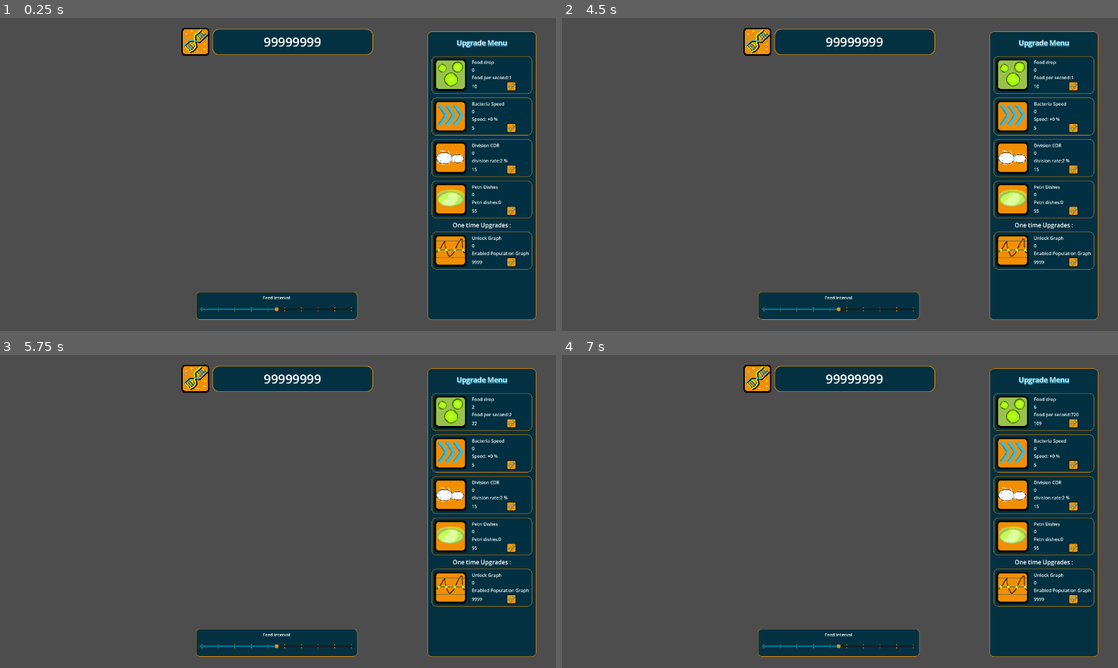
Above: before the commit, frames 1-4 (two rows, left to right).
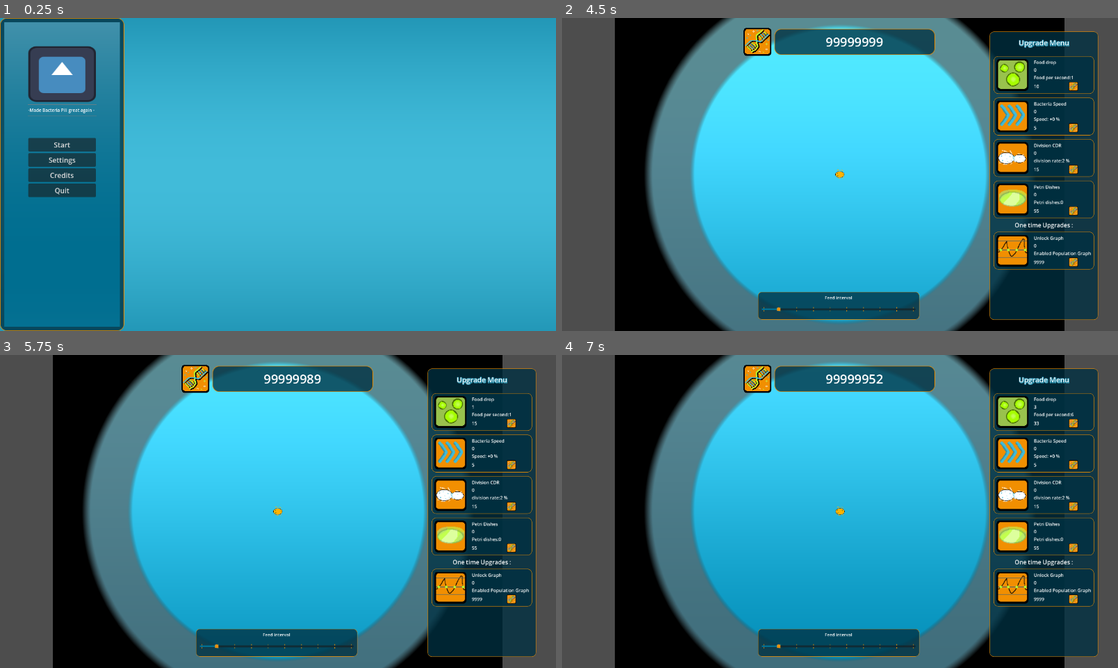
Above: after the commit, the same moments.

Repository: MisterIXI/chili-code-jam-4
Game: Godot game, scene res://entities/ui/game_ui.tscn
Same seed, same stepped clock (60 frames per second), same inputs: the game is played once before the commit and once after it. The project has no main scene, so this scene is started directly. The engine's default icon, where the game draws it, is replaced by a stand-in: a white triangle on a blue panel in a dark square.
Inputs (mouse positions are in pixels of both pictures, inside the frame that each line leads up to):
- Up to frame 1 (0.25 s): no input
- Up to frame 2 (4.5 s): click (623, 158) at 0.5 s, where only the run after the commit has a clickable "Settings"; click (623, 174) at 1.25 s, where only the run after the commit has a clickable "Credits"; click (623, 143) at 2 s, where only the run after the commit has a clickable "Start"; click (623, 158) at 2.75 s, where only the run after the commit has a clickable "Settings"; click (623, 174) at 3.5 s, where only the run after the commit has a clickable "Credits"; click (623, 143) at 4.25 s, where only the run after the commit has a clickable "Start"
- Up to frame 3 (5.75 s): tap Enter at 5 s; move the mouse to (294, 380) at 5.02 s; hold D (move_right) from 5.03 s (still down); tap 1 (hotkey_1) at 5.1 s; click (294, 380) at 5.17 s
- Up to frame 4 (7 s): tap Space at 5.75 s; release D (move_right) at 5.78 s; hold Down (move_backward) 5.78-6.53 s; tap 1 (hotkey_1) at 5.85, 6.6 s; click (856, 380) at 5.92 s; tap Enter at 6.5 s; move the mouse to (895, 442) at 6.52 s; hold D (move_right) from 6.53 s (still down); click (895, 442) at 6.67 s

The runs differ from the first frame. In frame 1, 99% of the frame differs, in the area x 0-100%, y 0-100%; in frame 2, 66%; in frame 3, 66%; in frame 4, 66%.

Commit message:
sound_implement

Diff:
--- a/autoload/sound_manager.gd
+++ b/autoload/sound_manager.gd
@@ -1,5 +1,11 @@
 extends Node
-
+### Audio Player
+@onready var _music_player : AudioStreamPlayer  =$music_player
+@onready var _music_menu_player : AudioStreamPlayer  =$music_menu
+@onready var _bacteria_division_sound : AudioStreamPlayer = $Bacteria_division
+@onready var _UI_Click_sound : AudioStreamPlayer = $UI_Click
+@onready var _UI_Error : AudioStreamPlayer = $UI_Error
+### Settings
 var _master_volume : float = 0.5
 var _music_volume : float = 0.5
 var _sound_volume : float = 0.5
@@ -8,20 +14,23 @@
 var _audio_bus_music : int = 0
 var _audio_bus_sound : int = 0
 
-func _ready() -> void:
-    _audio_bus_master = AudioServer.get_bus_index("Master")
-    _audio_bus_music = AudioServer.get_bus_index("Music")
-    _audio_bus_sound = AudioServer.get_bus_index("Sound")
-    _initiale_volume()
+#################################### GLOBAL PLAY FUNCTIONS
+func play_game_music() ->void:
+    _music_menu_player.stop()
+    _music_player.play()
 
-func _initiale_volume() ->void:
-    _master_volume = GameData.s_master_volume
-    _music_volume = GameData.s_music_volume
-    _sound_volume = GameData.s_sound_volume
+func play_menu_music() ->void:
+    _music_player.stop()
+    _music_menu_player.play()
 
-    set_volume(_audio_bus_master, _master_volume)
-    set_volume(_audio_bus_music, _music_volume)
-    set_volume(_audio_bus_sound,_sound_volume)
+func play_division_sound() ->void:
+    _bacteria_division_sound.play()
+
+func play_click() ->void:
+    _UI_Click_sound.play()
+
+func play_error() ->void:
+    _UI_Error.play()
 
 func set_volume(index : int, _value) ->void:
     match index:
@@ -45,3 +54,22 @@
             GameData.s_sound_volume = _value
         _:
             print("Sound_Manager: error, cant find a index of sound change on SET_VOLUME : ", index)
+
+
+############### SCRIPT BASED FUNCTIONS
+func _ready() -> void:
+    _audio_bus_master = AudioServer.get_bus_index("Master")
+    _audio_bus_music = AudioServer.get_bus_index("Music")
+    _audio_bus_sound = AudioServer.get_bus_index("Sound")
+    _initiale_volume()
+
+####################### / BASED FUNCTIONS
+#Private functions
+func _initiale_volume() ->void:
+    _master_volume = GameData.s_master_volume
+    _music_volume = GameData.s_music_volume
+    _sound_volume = GameData.s_sound_volume
+
+    set_volume(_audio_bus_master, _master_volume)
+    set_volume(_audio_bus_music, _music_volume)
+    set_volume(_audio_bus_sound,_sound_volume)
--- a/autoload/sound_manager.tscn
+++ b/autoload/sound_manager.tscn
@@ -1,8 +1,56 @@
 [gd_scene format=3 uid="uid://dmghmagatsqju"]
 
 [ext_resource type="Script" uid="uid://nc0upsdxrxv5" path="res://autoload/sound_manager.gd" id="1_i3yra"]
+[ext_resource type="AudioStream" uid="uid://dg7of2tgw68mu" path="res://sounds/bacteria_division_01.ogg" id="2_5qmgl"]
+[ext_resource type="AudioStream" uid="uid://bektgnrlovukd" path="res://sounds/108287__buginthesys__computer_lab.mp3" id="2_rjaah"]
+[ext_resource type="AudioStream" uid="uid://dr0tfvervmosf" path="res://sounds/bacteria_division_02.ogg" id="3_clwvi"]
+[ext_resource type="AudioStream" uid="uid://kyrxwbpkaaxj" path="res://sounds/264295__foolboymedia__sky-loop.wav" id="3_rx1ey"]
+[ext_resource type="AudioStream" uid="uid://df8wnostbkckv" path="res://sounds/724217__newlocknew.wav" id="4_culwi"]
+[ext_resource type="AudioStream" uid="uid://m3p13rk7lu2n" path="res://sounds/click_01.ogg" id="7_r8tf1"]
+[ext_resource type="AudioStream" uid="uid://bjcqk138lks83" path="res://sounds/click_02.ogg" id="8_ekme8"]
+[ext_resource type="AudioStream" uid="uid://c3g5c5t4thged" path="res://sounds/click_03.ogg" id="9_tfrwk"]
+[ext_resource type="AudioStream" uid="uid://ct88nraouiyhb" path="res://sounds/hitHurt.wav" id="10_ekme8"]
+
+[sub_resource type="AudioStreamRandomizer" id="AudioStreamRandomizer_r8tf1"]
+streams_count = 2
+stream_0/stream = ExtResource("3_rx1ey")
+stream_1/stream = ExtResource("4_culwi")
+
+[sub_resource type="AudioStreamRandomizer" id="AudioStreamRandomizer_v161e"]
+playback_mode = 1
+streams_count = 2
+stream_0/stream = ExtResource("2_5qmgl")
+stream_1/stream = ExtResource("3_clwvi")
+
+[sub_resource type="AudioStreamRandomizer" id="AudioStreamRandomizer_ekme8"]
+playback_mode = 1
+streams_count = 3
+stream_0/stream = ExtResource("7_r8tf1")
+stream_1/stream = ExtResource("8_ekme8")
+stream_2/stream = ExtResource("9_tfrwk")
 
 [node name="Sound_Manager" type="Node" unique_id=1034494613]
 script = ExtResource("1_i3yra")
 
 [node name="music_player" type="AudioStreamPlayer" parent="." unique_id=1807199143]
+stream = SubResource("AudioStreamRandomizer_r8tf1")
+volume_db = -7.591
+bus = &"Music"
+
+[node name="music_menu" type="AudioStreamPlayer" parent="." unique_id=1100867764]
+stream = ExtResource("2_rjaah")
+bus = &"Music"
+parameters/looping = false
+
+[node name="Bacteria_division" type="AudioStreamPlayer" parent="." unique_id=1016651587]
+stream = SubResource("AudioStreamRandomizer_v161e")
+volume_db = -7.591
+bus = &"Sound"
+
+[node name="UI_Click" type="AudioStreamPlayer" parent="." unique_id=1991532889]
+stream = SubResource("AudioStreamRandomizer_ekme8")
+bus = &"Sound"
+
+[node name="UI_Error" type="AudioStreamPlayer" parent="." unique_id=1927018571]
+stream = ExtResource("10_ekme8")
+bus = &"Sound"
--- a/autoload/upgrade_manager.gd
+++ b/autoload/upgrade_manager.gd
@@ -11,11 +11,21 @@
 
 ## functions for buttons
 func _level_upgrade(_upgrade:Upgrade) ->void:
-    # upgrade level up
-    _upgrade.apply_upgrade()
-    ## update visuals
-    update_visual_upgrade.emit(_upgrade)
-
+    #if payable
+    if _upgrade.upgrade_cost <= GameData.p_dna_currency:
+        # PAY UPGRADE
+        _pay_upgrade(_upgrade.upgrade_cost)
+        # upgrade level up
+        _upgrade.apply_upgrade()
+        ## update visuals
+        update_visual_upgrade.emit(_upgrade)
+        print("Upgrade_Manager: Upgraded %s to level %d" %[_upgrade.upgrade_name, _upgrade.upgrade_level])
+        SoundManager.play_click()
+    else:
+        print("Upgrade_Manager: Error you dont have enough Dna")
+        SoundManager.play_error()
+func _pay_upgrade(_upgrade_cost : int) ->void:
+    GameData.p_dna_currency -= _upgrade_cost
 
 ## functions for apply_upgrade if upgraded reached max level
 func on_upgrade_reached_max(_upgrade : Upgrade) ->void:
--- a/entities/bacteria/spawn_manager.gd
+++ b/entities/bacteria/spawn_manager.gd
@@ -92,3 +92,4 @@
 	add_child(bacteria)
 	bacteria.global_position = pos
 	bacteria.health = start_health
+	SoundManager.play_division_sound()
--- a/entities/ui/game_ui.gd
+++ b/entities/ui/game_ui.gd
@@ -30,11 +30,13 @@
 		_debug_panel.hide()
 
 func show_menu() ->void:
+	SoundManager.play_menu_music()
 	_hud_panel.hide()
 	_menu_panel.show()
 	print("GAME_UI: Switch to Menu")
 
 func show_hud() ->void:
+	SoundManager.play_game_music()
 	_menu_panel.hide()
 	_hud_panel.show()
 	print("GAME_UI: Switch to HUD")
--- a/entities/ui/game_ui.tscn
+++ b/entities/ui/game_ui.tscn
@@ -34,7 +34,6 @@
 script = ExtResource("1_7g2dv")
 
 [node name="Menu" type="Control" parent="." unique_id=1287745693]
-visible = false
 layout_mode = 3
 anchors_preset = 15
 anchor_right = 1.0
@@ -479,6 +478,7 @@
 one_shot = true
 
 [node name="HUD" type="Control" parent="." unique_id=35774597]
+visible = false
 layout_mode = 3
 anchors_preset = 15
 anchor_right = 1.0
--- a/entities/ui/menu.gd
+++ b/entities/ui/menu.gd
@@ -65,9 +65,11 @@
 	_button_start.text = "Resume"
 	get_parent().show_hud()
 	get_tree().change_scene_to_file(GameData.GAME_SCENE)
+	SoundManager.play_click()
 
 
 func _on_button_settings() ->void:
+	SoundManager.play_click()
 	_menu_settings_toggle = ! _menu_settings_toggle
 	if _menu_settings_toggle:
 		_menu_credits_toggle = false
@@ -77,6 +79,7 @@
 		_settings_panel.hide()
 
 func _on_button_credits() ->void:
+	SoundManager.play_click()
 	_menu_credits_toggle = ! _menu_credits_toggle
 	if _menu_credits_toggle:
 		_menu_settings_toggle =false
@@ -92,6 +95,7 @@
 
 #### MENU SETTINGS FUNCTIONS ####
 func _on_toggled_fullscreen(_value : bool) ->void:
+	SoundManager.play_click()
 	if _value:
 		GameData.s_fullscreen =  1
 		DisplayServer.window_set_mode(DisplayServer.WINDOW_MODE_FULLSCREEN)
@@ -100,6 +104,7 @@
 		DisplayServer.window_set_mode(DisplayServer.WINDOW_MODE_WINDOWED)
 
 func _on_toggled_fps_counter(_value :bool) ->void:
+	SoundManager.play_click()
 	if _value:
 		GameData.s_fps_counter =1
 		get_parent().on_fps_settings_changed(true)
@@ -113,6 +118,7 @@
 	_max_bacteria_value.text = str(GameData.s_max_bacterias)
 
 func _on_save_data_changed(_value: bool) ->void:
+	SoundManager.play_click()
 	if _value:
 
 		GameData.s_save_game_data = 1
@@ -128,12 +134,14 @@
 	PersistentManager.on_timer_waittime_changed(float(GameData.s_save_interval))
 
 func _on_button_clear_pressed()->void:
+	SoundManager.play_click()
 	print("Menu_Settings: Clear button pressed -> delete button show")
 	_button_clear.hide()
 	_button_delete.show()
 	_delete_timer.start()
 
 func _on_button_delete_pressed() ->void:
+	SoundManager.play_click()
 	print("Menu_Settings: Game_Data deleted")
 	PersistentManager.delete_game_data()
 
@@ -141,6 +149,7 @@
 	_button_clear.show()
 
 func _on_delete_timer_reset() ->void:
+	SoundManager.play_error()
 	_button_delete.hide()
 	_button_clear.show()
 
--- a/entities/ui/upgrade_button_base.gd
+++ b/entities/ui/upgrade_button_base.gd
@@ -97,15 +97,14 @@
 	if _event is InputEventMouseButton and (_event.button_index == MOUSE_BUTTON_LEFT or _event.button_index == MOUSE_BUTTON_RIGHT):
 		if is_enabled:
 			if _event.is_pressed():
-
 				# Visual press feedback
-					_tween_to_scale(PRESSED_SCALE, 0.06)
-					# Trigger upgrade action
-					UpgradeManager.on_upgrade_clicked(upgrade_string)
+				_tween_to_scale(PRESSED_SCALE, 0.06)
+				# Trigger upgrade action
+				UpgradeManager.on_upgrade_clicked(upgrade_string)
 
 			else:
-					# On release, restore to hover state (mouse_enter will keep it highlighted)
-					_tween_to_scale(HOVER_SCALE, TWEEN_DUR)
+				# On release, restore to hover state (mouse_enter will keep it highlighted)
+				_tween_to_scale(HOVER_SCALE, TWEEN_DUR)
 
 func _on_mouse_exited() -> void:
 	# restore normal visuals
Not shown, added: sounds/108287__buginthesys__computer_lab.mp3.import
Not shown, added: sounds/264295__foolboymedia__sky-loop.wav.import
Not shown, added: sounds/724217__newlocknew.wav.import
Not shown, added: sounds/bacteria_division_01.ogg.import
Not shown, added: sounds/bacteria_division_02.ogg.import
Not shown, added: sounds/click_01.ogg.import
Not shown, added: sounds/click_02.ogg.import
Not shown, added: sounds/click_03.ogg.import
Not shown, added: sounds/hitHurt.wav.import
Not shown, added: sounds/108287__buginthesys__computer_lab.mp3
Not shown, added: sounds/264295__foolboymedia__sky-loop.wav
Not shown, added: sounds/724217__newlocknew.wav
(and 6 more such lines)
